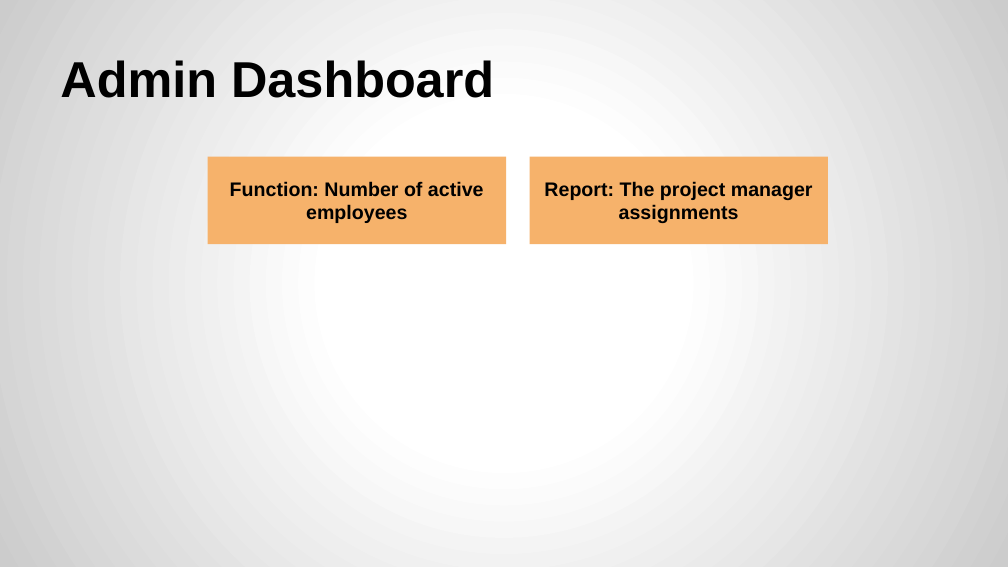
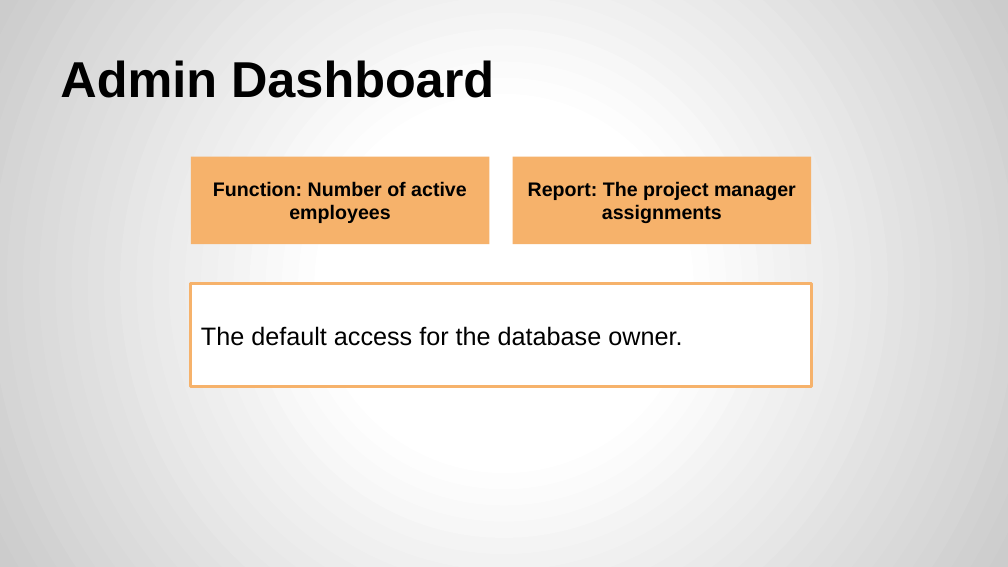
Before and after one commit to XuefengZhai/Database_Project, a slide deck: slide 10 of G3_eggshell/G3_Presentation.pptx. Drawn at 1008x567 pixels with LibreOffice and Linux fonts; fonts in the diff are those of the drawing. Boxes give left, top, right and bottom in pixels: in the first picture for what was removed or moved away, otherwise in the second. Text is boxed around its words. In the diff, an @@ line names an element or a change of style, - is before the commit and + after.

```diff
--- a/G3_eggshell/G3_Presentation.pptx
+++ b/G3_eggshell/G3_Presentation.pptx
@@ rectangle "Function: Number of active employees": place and size @@
-rectangle "Function: Number of active employees" at (208, 156, 506, 244)
+rectangle "Function: Number of active employees" at (191, 156, 489, 244)
@@ rectangle "Report: The project manager assignments": place and size @@
-rectangle "Report: The project manager assignments" at (529, 156, 828, 244)
+rectangle "Report: The project manager assignments" at (513, 156, 811, 244)
@@ rectangle added at (191, 283, 810, 386), fill #FFFFFF, outline #F6B26B 2.25 pt, 18 pt, text #000000 @@
+The default access for the database owner.
```
Also in this commit, not shown: 6 other slides changed, 8 slides added, 1 other file.
